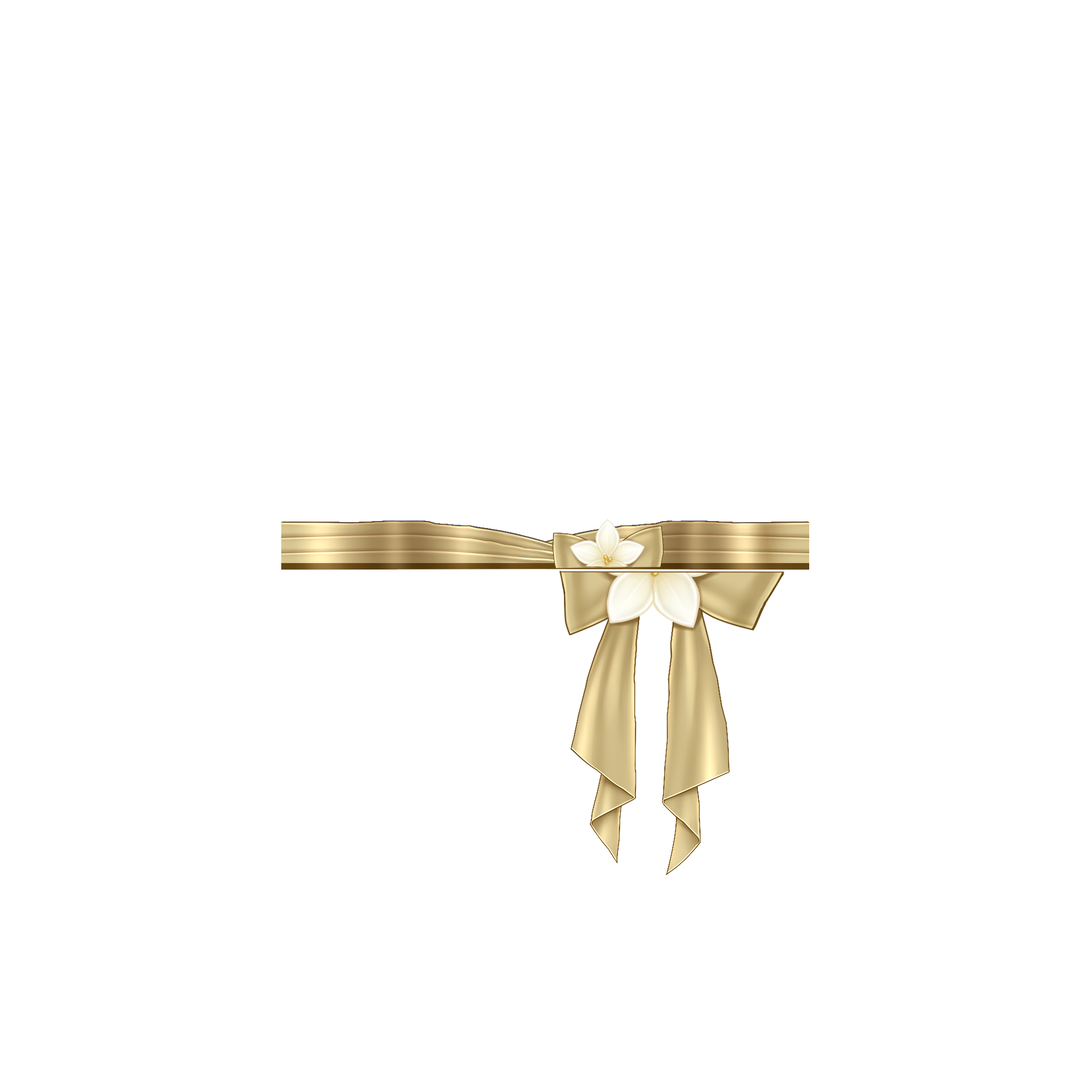
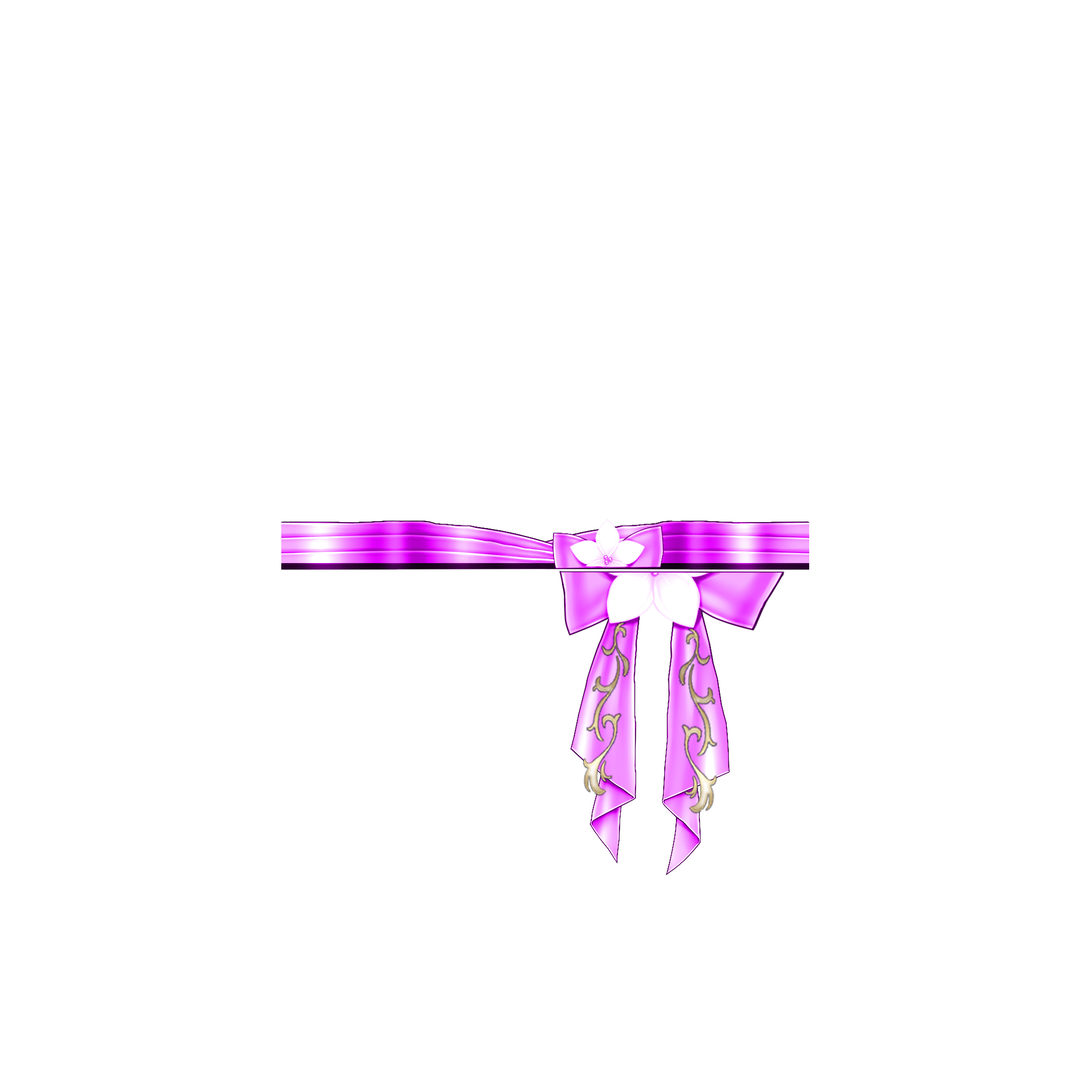
Layers edited between the first and the second 1091px x 1091px image:
added layer "gold outline" (1st of 2) above "gold outline" over <box>583,621,633,798</box>
added layer "gold outline" (2nd of 2) above "Layer 3" over <box>677,627,719,815</box>
